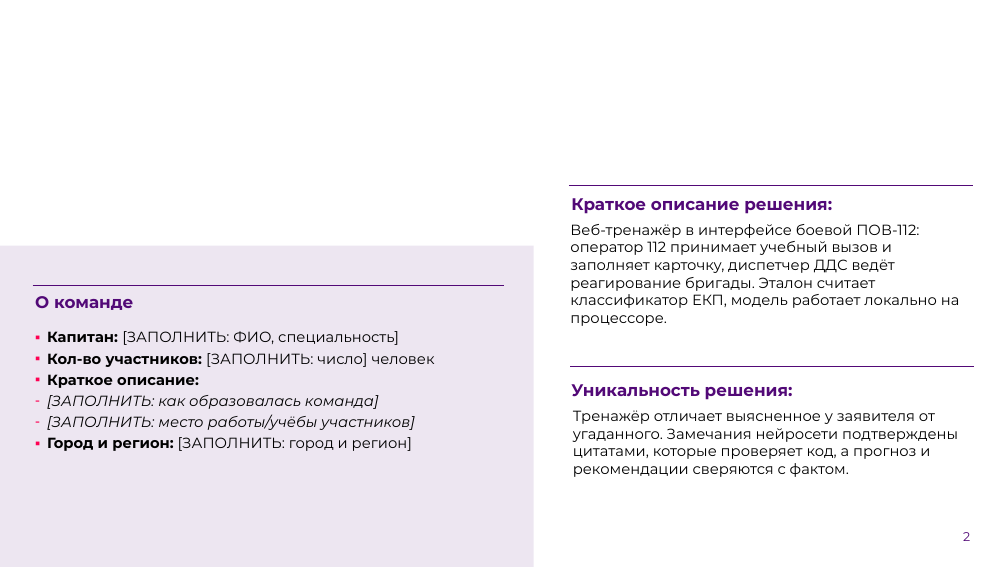
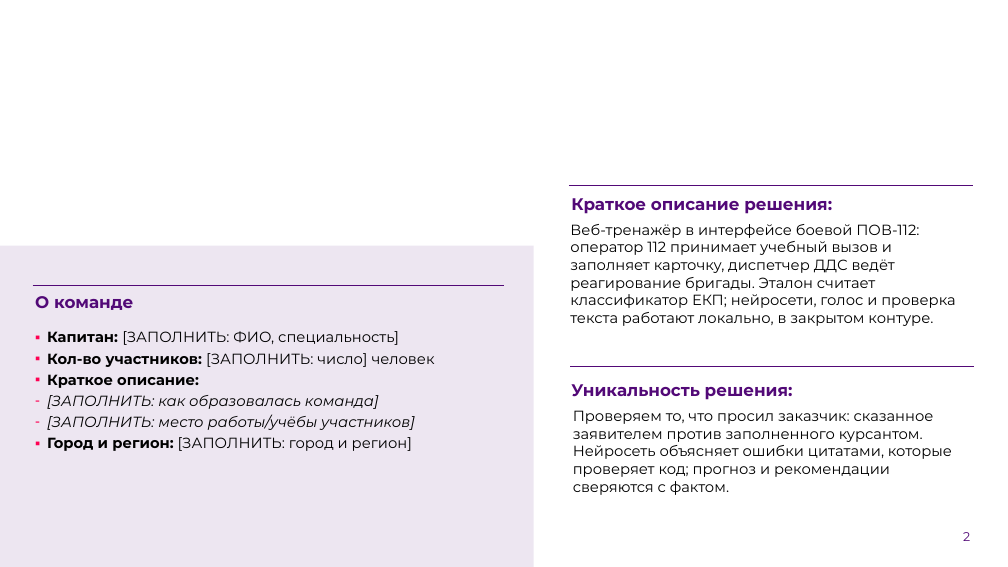
Before and after one commit to Den4ikAI/arm112-trainer_final, a slide deck: slide 2 of docs/презентация.pptx. Drawn at 1008x567 pixels with LibreOffice and Linux fonts; fonts in the diff are those of the drawing; background and template pictures are left out. Boxes give left, top, right and bottom in pixels: in the first picture for what was removed or moved away, otherwise in the second. Text is boxed around its words. In the diff, an @@ line names an element or a change of style, - is before the commit and + after.

```diff
--- a/docs/презентация.pptx
+++ b/docs/презентация.pptx
@@ text at [570, 224, 956, 326]: text changed @@
-Веб-тренажёр в интерфейсе боевой ПОВ-112: оператор 112 принимает учебный вызов и заполняет карточку, диспетчер ДДС ведёт реагирование бригады. Эталон считает классификатор ЕКП, модель работает локально на процессоре.
+Веб-тренажёр в интерфейсе боевой ПОВ-112: оператор 112 принимает учебный вызов и заполняет карточку, диспетчер ДДС ведёт реагирование бригады. Эталон считает классификатор ЕКП; нейросети, голос и проверка текста работают локально, в закрытом контуре.
@@ text at [573, 410, 952, 495]: text changed @@
-Тренажёр отличает выясненное у заявителя от угаданного. Замечания нейросети подтверждены цитатами, которые проверяет код, а прогноз и рекомендации сверяются с фактом.
+Проверяем то, что просил заказчик: сказанное заявителем против заполненного курсантом. Нейросеть объясняет ошибки цитатами, которые проверяет код; прогноз и рекомендации сверяются с фактом.
```
Also in this commit, not shown: 1 other slide changed, 19 slides added, 12 slides removed, 9 other files.
